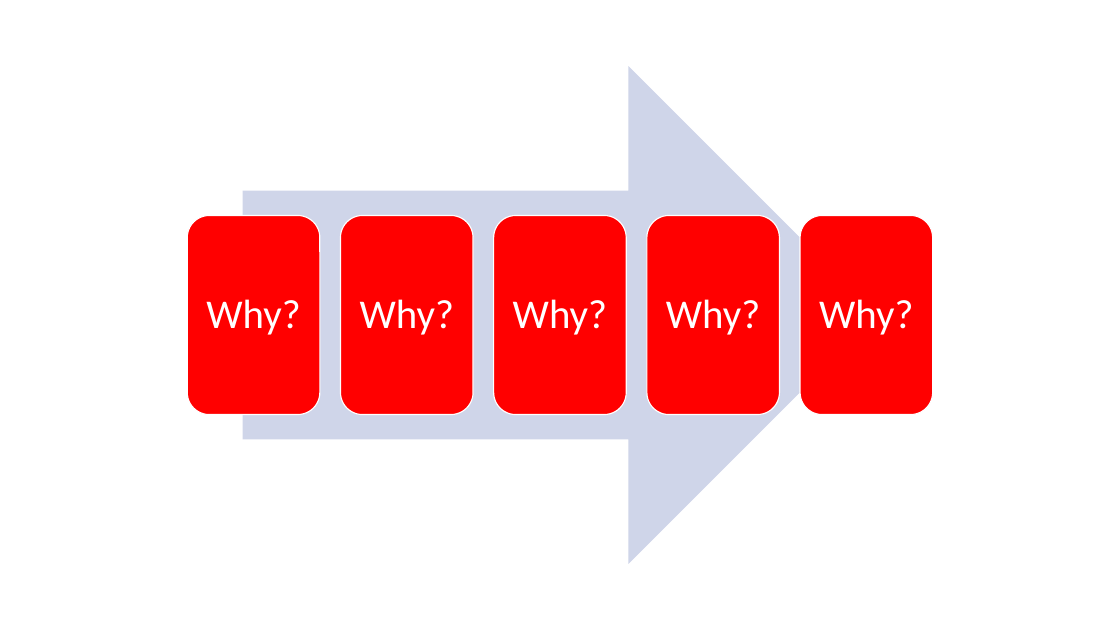
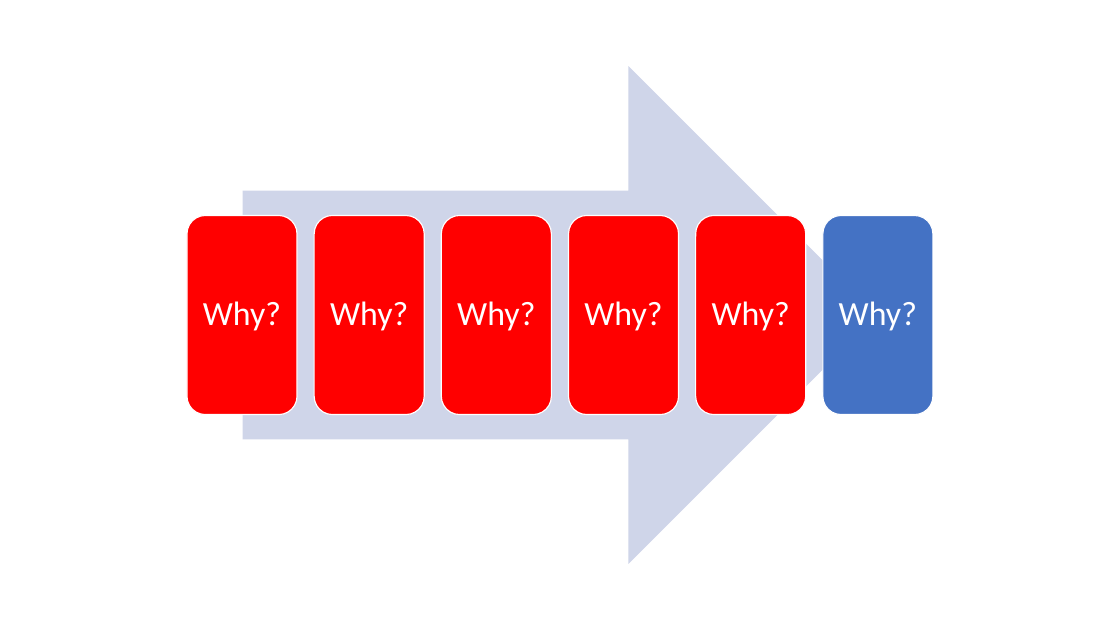
Before and after one commit to Fora1030/data-structures, a slide deck: slide 16 of other/Root Cause Analysis Templates (1).pptx (slide 14 before the commit). Drawn at 1120x630 pixels with LibreOffice and Linux fonts; fonts in the diff are those of the drawing. Boxes give left, top, right and bottom in pixels: in the first picture for what was removed or moved away, otherwise in the second. Text is boxed around its words. In the diff, an @@ line names an element or a change of style, - is before the commit and + after.

```diff
--- a/other/Root Cause Analysis Templates (1).pptx
+++ b/other/Root Cause Analysis Templates (1).pptx
@@ rounded rectangle: place and size @@
-rounded rectangle at (187,215,320,414)
+rounded rectangle at (187,215,297,414)
@@ rounded rectangle: place and size @@
-rounded rectangle at (340,215,473,414)
+rounded rectangle at (314,215,424,414)
@@ text "Why?": place and size @@
-text "Why?" at (360,299,454,335)
+text "Why?" at (330,301,408,331)
@@ rounded rectangle added at (441,215,551,414), fill #FF0000, outline #FFFFFF 1 pt @@
@@ size 35 to 29 pt; less space between paragraphs in 5 elements at (203,301,281,331), (839,301,917,331), (712,301,790,331), (330,301,408,331), (457,301,535,331) @@
@@ text "Why?": place and size @@
-text "Why?" at (513,299,607,335)
+text "Why?" at (457,301,535,331)
@@ rounded rectangle: place and size @@
-rounded rectangle at (494,215,627,414)
+rounded rectangle at (569,215,679,414)
@@ rounded rectangle: place and size @@
-rounded rectangle at (647,215,780,414)
+rounded rectangle at (696,215,806,414)
@@ text "Why?": place and size @@
-text "Why?" at (666,299,760,335)
+text "Why?" at (712,301,790,331)
@@ rounded rectangle: place and size @@
-rounded rectangle at (801,215,933,414)
+rounded rectangle at (823,215,933,414)
@@ rounded rectangle at (823,215,933,414): fill #FF0000 to #4472C4 @@
@@ text "Why?": place and size @@
-text "Why?" at (819,299,913,335)
+text "Why?" at (839,301,917,331)
@@ text added at (584,301,662,331), 29 pt, text #FFFFFF @@
+Why?
```
Also in this commit, not shown: 13 other slides changed, 4 slides added, 1 other file.
